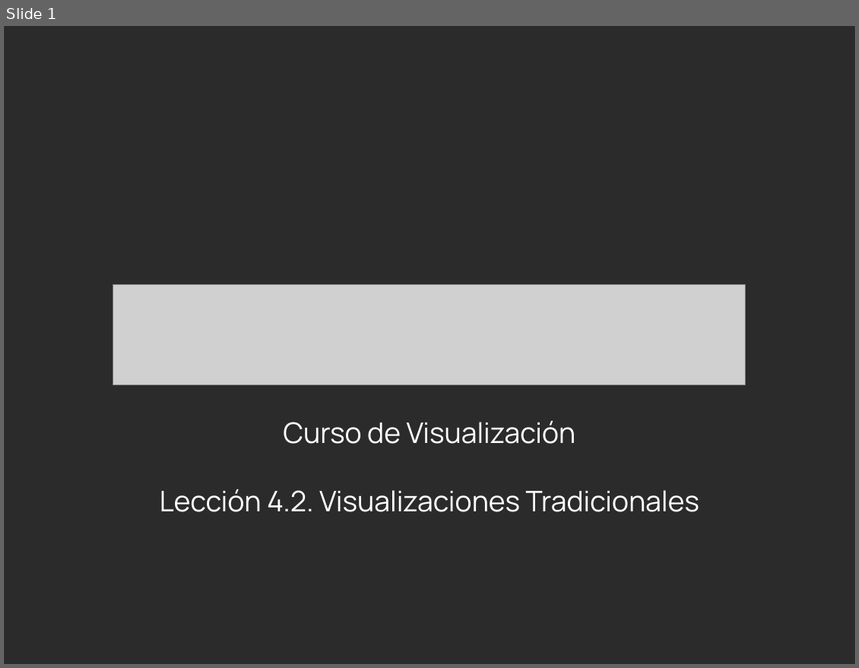
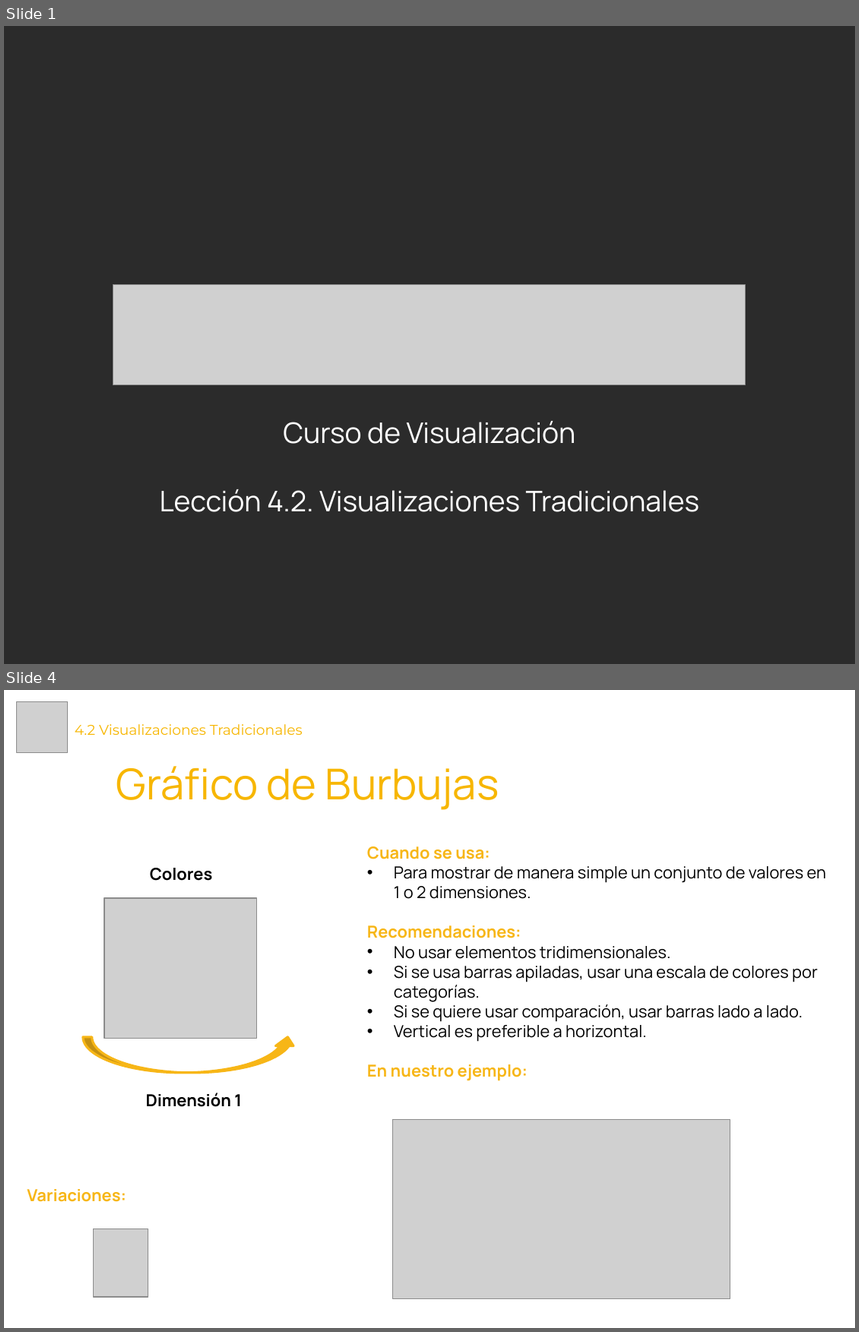
Before and after one commit to Laboratoria/curriculum, a slide deck: 18-data-visualization/Contenido Semana 2/4.2. Presentación - Visualizaciones Tradicionales.pptx. Shown one above the other, each under a label of ours: slide 1 before the commit, slides 1 and 4 after it; the slides between them are not shown. The pictures are 859x668 and 859x1332 pixels, drawn with LibreOffice and Linux fonts; fonts in the diff are those of the drawing; grey boxes stand for pictures; background and template pictures are left out; a plain dark background stands for a picture behind light text. Boxes give left, top, right and bottom in pixels: in the first picture for what was removed or moved away, otherwise in the second. Text is boxed around its words. In the diff, an @@ line names an element or a change of style, - is before the commit and + after.

```diff
--- a/18-data-visualization/Contenido Semana 2/4.2. Presentación - Visualizaciones Tradicionales.pptx
+++ b/18-data-visualization/Contenido Semana 2/4.2. Presentación - Visualizaciones Tradicionales.pptx
@@ slide 4 added at bbox=[4, 690, 855, 1328], background #FFFFFF @@
@@ picture added at bbox=[16, 702, 67, 753] @@
@@ title added at bbox=[75, 724, 303, 735], 12 pt, text #F7B600 @@
+4.2 Visualizaciones Tradicionales
@@ text added at bbox=[116, 766, 500, 810], 36 pt, text #F7B600 @@
+Gráfico de Burbujas
@@ text added at bbox=[367, 847, 826, 1081], 14 pt, text #000000 @@
+Cuando se usa:
+• Para mostrar de manera simple un conjunto de valores en 1 o 2 dimensiones.
+Recomendaciones:
+• No usar elementos tridimensionales.
+• Si se usa barras apiladas, usar una escala de colores por categorías.
+• Si se quiere usar comparación, usar barras lado a lado.
+• Vertical es preferible a horizontal.
+En nuestro ejemplo:
@@ text added at bbox=[150, 868, 213, 881], 14 pt, text #000000, bold @@
+Colores
@@ picture added at bbox=[104, 898, 257, 1039] @@
@@ curved up arrow added at bbox=[83, 1037, 297, 1073], fill #F7B617, outline #F7B617 2 pt @@
@@ text added at bbox=[146, 1093, 242, 1107], 14 pt, text #000000, bold @@
+Dimensión 1
@@ picture added at bbox=[393, 1120, 730, 1299] @@
@@ text added at bbox=[27, 1189, 126, 1202], 14 pt, text #F7B617, bold @@
+Variaciones:
@@ picture added at bbox=[94, 1229, 148, 1297] @@
```
Also in this commit, not shown: 1 slide changed, 5 other slides added, 5 other files.
